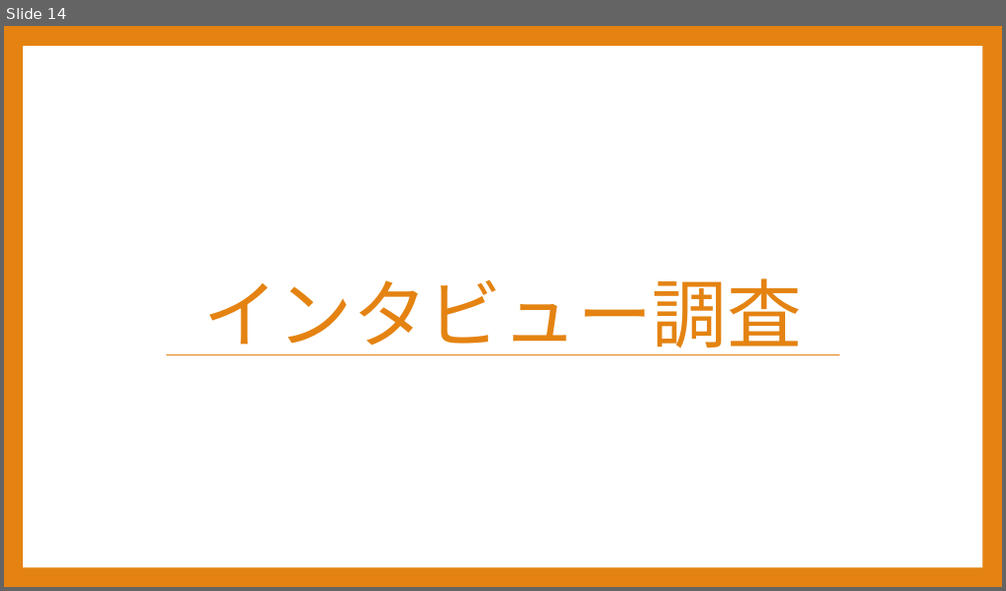
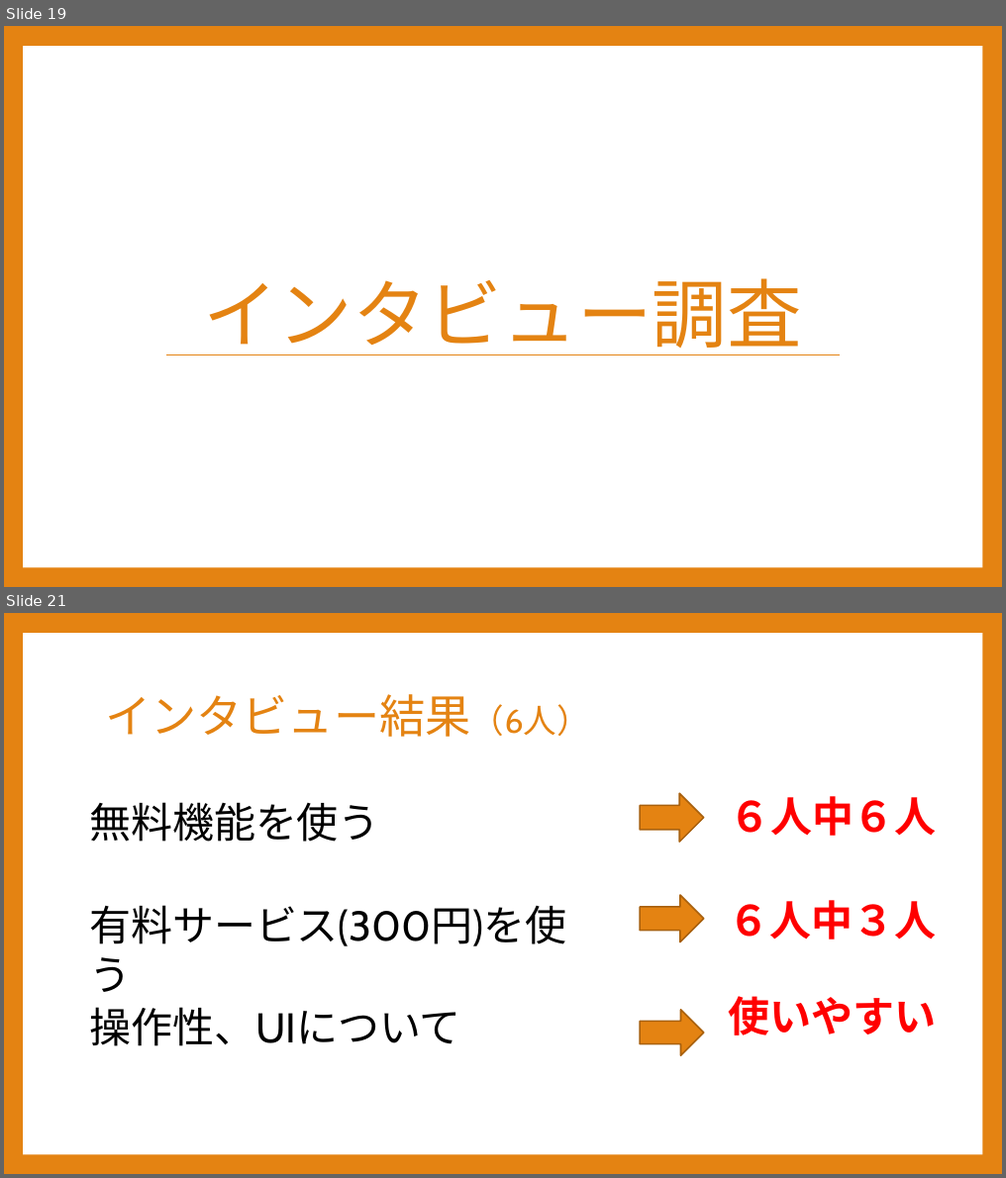
Before and after one commit to Sorarinu/ProjectP2016_F, a slide deck: production-idea/第3回中間発表.pptx. Shown one above the other, each under a label of ours: slide 14 before the commit, slides 19 and 21 after it; the slides between them are not shown. The pictures are 1006x591 and 1006x1178 pixels, drawn with LibreOffice and Linux fonts; fonts in the diff are those of the drawing. Boxes give left, top, right and bottom in pixels: in the first picture for what was removed or moved away, otherwise in the second. Text is boxed around its words. In the diff, an @@ line names an element or a change of style, - is before the commit and + after.

```diff
--- a/production-idea/第3回中間発表.pptx
+++ b/production-idea/第3回中間発表.pptx
@@ slide 21 added at [4, 613, 1002, 1174], background #E48312; not listed: 1 template element that a slide beside it also shows @@
@@ title added at [105, 694, 590, 737], 44 pt, text #E48312 @@
+インタビュー結果（6人）
@@ text added at [89, 802, 380, 842], 40 pt, text #000000 @@
+無料機能を使う
@@ right arrow added at [640, 793, 703, 842], fill #E48312, outline #A9610D 1.5 pt @@
@@ text added at [729, 796, 937, 836], 40 pt, text #FF0000, bold @@
+６人中６人
@@ text added at [89, 905, 566, 947], 40 pt, text #000000 @@
+有料サービス(300円)を使う
@@ right arrow added at [640, 895, 703, 943], fill #E48312, outline #A9610D 1.5 pt @@
@@ text added at [728, 900, 936, 940], 40 pt, text #FF0000, bold @@
+６人中３人
@@ text added at [728, 996, 936, 1036], 40 pt, text #FF0000, bold @@
+使いやすい
@@ text added at [89, 1007, 461, 1047], 40 pt, text #000000 @@
+操作性、UIについて
@@ right arrow added at [640, 1010, 703, 1056], fill #E48312, outline #A9610D 1.5 pt @@
@@ what was slide 14 is now slide 19 @@
```
Also in this commit, not shown: 4 slides changed, 7 other slides added, 6 slides removed, 3 other files.
